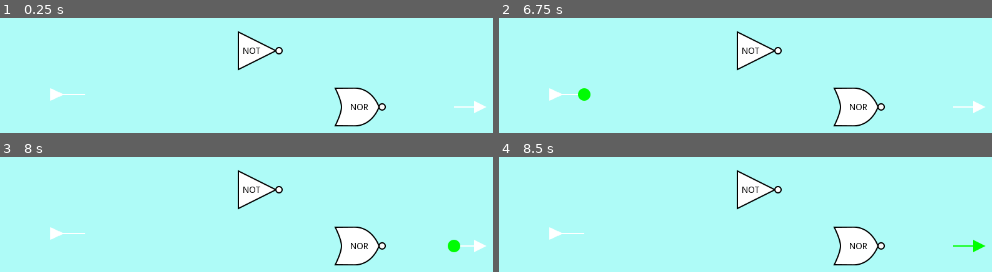
Above: before the commit, frames 1-4 (two rows, left to right).
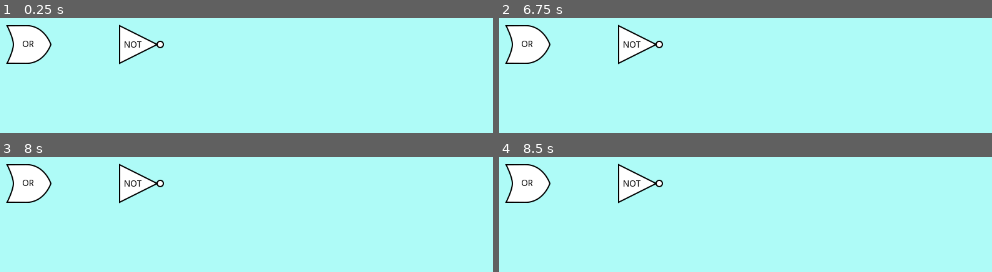
Above: after the commit, the same moments.

Repository: andrew-wilkes/digital-logic
Game: Godot game, scene res://parts/lib/test.tscn
Two runs of this game, one before a commit and one after it. Both use one fixed random seed, a clock stepped at 60 frames per second and the inputs below. This scene is started directly instead of the project's main scene.
Inputs (mouse positions are in pixels of both pictures, inside the frame that each line leads up to):
- Up to frame 1 (0.25 s): no input
- Up to frame 2 (6.75 s): tap Enter at 0.5, 2, 3.5 s; move the mouse to (839, 95) at 0.52 s; click (839, 95) at 0.67 s; tap Space at 1.25, 2.75, 4.25 s; move the mouse to (839, 119) at 1.27 s; click (839, 119) at 1.42 s; move the mouse to (858, 106) at 2.02 s; click (858, 106) at 2.17 s; move the mouse to (883, 106) at 2.77 s; click (883, 106) at 2.92 s; move the mouse to (735, 50) at 3.52 s; click (735, 50) at 3.67 s; move the mouse to (780, 50) at 4.27 s; click (780, 50) at 4.42 s; move the mouse to (760, 50) at 5.02 s; click (760, 50) at 5.17 s; move the mouse to (563, 95) at 5.77 s; click (563, 95) at 5.92 s; move the mouse to (582, 95) at 6.52 s; click (582, 95) at 6.67 s
- Up to frame 3 (8 s): move the mouse to (453, 245) at 7.27 s; click (453, 245) at 7.42 s
- Up to frame 4 (8.5 s): move the mouse to (972, 245) at 8.02 s; click (972, 245) at 8.17 s

The runs differ from the first frame. In frame 1, 8.6% of the frame differs, in the area x 1-99%, y 5-95%; in frame 2, 8.8%; in frame 3, 8.8%; in frame 4, 8.6%.

Commit message:
Add RMB panning feature

Diff:
--- a/game/Circuit.gd
+++ b/game/Circuit.gd
@@ -12,6 +12,8 @@
 var max_point: Vector2
 var region_size
 var panel_corner
+var panning = false
+var pan_pos
 
 func _ready():
 	astar = AStar2D.new()
@@ -170,10 +172,29 @@
 		elif g.wire:
 			# Move end of wire
 			g.wire.points[-1] = event.position - $Wires.global_position
+		elif panning:
+			var pos = (event.position / g.GRID_SIZE).round() * g.GRID_SIZE
+			if !pan_pos:
+				pan_pos = pos
+			var delta = Vector2(0, 0)
+			if pan_pos.x != pos.x:
+				delta.x = pos.x - pan_pos.x
+			if pan_pos.y != pos.y:
+				delta.y = pos.y - pan_pos.y
+			if delta.length_squared() > 2:
+				pan_pos = pos
+				$Wires.position += delta
+				$Parts.position += delta
 	# Delete wire on release of mouse button
-	if event is InputEventMouseButton && g.wire &&  !event.pressed:
-		g.wire.delete()
-		g.wire = null
+	if event is InputEventMouseButton:
+		if g.wire &&  !event.pressed:
+			g.wire.delete()
+			g.wire = null
+		if event.pressed && event.button_index == 2:
+			panning = true
+		if !event.pressed && event.button_index == 2:
+			panning = false
+			pan_pos = null
 
 
 func part_picked(_part):
@@ -282,10 +303,12 @@
 
 
 func save_scene(title: String, fn: String):
+	var off = $Parts.position
 	var circuit = {
 		"title": title,
 		"file_name": fn,
-		"parts": []
+		"parts": [],
+		"offset": { "x": off.x, "y": off.y }
 	}
 	var scene = PackedScene.new()
 	var node = $Parts.duplicate()
@@ -340,6 +363,9 @@
 			connect_part(p)
 			id += 1
 	route_all_wires()
+	var pos = Vector2(circuit.offset.x, circuit.offset.y)
+	$Parts.position = pos
+	$Wires.position = pos
 
 
 func delete_circuit():
--- a/game/parts/lib/test.json
+++ b/game/parts/lib/test.json
@@ -1 +1 @@
-{"file_name":"test","parts":[{"id":0,"wires":[[3,0]]},{"id":1,"wires":[[0,0]]},{"id":2,"wires":[[1,0],[0,1]]},{"id":3,"wires":[]}],"title":"Test"}
+{"file_name":"test","offset":{"x":-220,"y":-120},"parts":[{"id":0,"wires":[[1,0]]},{"id":1,"wires":[]}],"title":"Test"}
--- a/game/parts/lib/test.tscn
+++ b/game/parts/lib/test.tscn
@@ -1,17 +1,14 @@
-[gd_scene load_steps=8 format=2]
+[gd_scene load_steps=4 format=2]
 
 [ext_resource path="res://parts/Gate.gd" type="Script" id=1]
-[ext_resource path="res://parts/Input.gd" type="Script" id=2]
-[ext_resource path="res://parts/dNOR.tscn" type="PackedScene" id=3]
-[ext_resource path="res://parts/eNOT.tscn" type="PackedScene" id=4]
-[ext_resource path="res://parts/Output.gd" type="Script" id=5]
-[ext_resource path="res://parts/zInput.tscn" type="PackedScene" id=6]
-[ext_resource path="res://parts/zOutput.tscn" type="PackedScene" id=7]
+[ext_resource path="res://parts/cOR.tscn" type="PackedScene" id=2]
+[ext_resource path="res://parts/eNOT.tscn" type="PackedScene" id=3]
 
 [node name="Parts" type="Node2D"]
+position = Vector2( -220, -120 )
 
-[node name="NOR1021252115" type="Node2D" parent="." instance=ExtResource( 3 )]
-position = Vector2( 730, 160 )
+[node name="OR" type="Node2D" parent="." instance=ExtResource( 2 )]
+position = Vector2( 420, 180 )
 z_index = 1
 script = ExtResource( 1 )
 highlight_pin = true
@@ -20,10 +17,10 @@
 wireable = true
 show_state = false
 is_ext_input = false
-gate_type = "NOR"
+gate_type = "OR"
 
-[node name="NOT2316" type="Node2D" parent="." instance=ExtResource( 4 )]
-position = Vector2( 570, 70 )
+[node name="NOT" type="Node2D" parent="." instance=ExtResource( 3 )]
+position = Vector2( 600, 180 )
 z_index = 1
 script = ExtResource( 1 )
 highlight_pin = true
@@ -33,23 +30,3 @@
 show_state = false
 is_ext_input = false
 gate_type = "NOT"
-
-[node name="Input17" type="Node2D" parent="." instance=ExtResource( 6 )]
-position = Vector2( 270, 140 )
-script = ExtResource( 2 )
-highlight_pin = true
-highlight_part = true
-moveable = true
-wireable = true
-show_state = true
-is_ext_input = true
-
-[node name="Output272418" type="Node2D" parent="." instance=ExtResource( 7 )]
-position = Vector2( 900, 160 )
-script = ExtResource( 5 )
-highlight_pin = true
-highlight_part = true
-moveable = true
-wireable = true
-show_state = true
-is_ext_input = false
